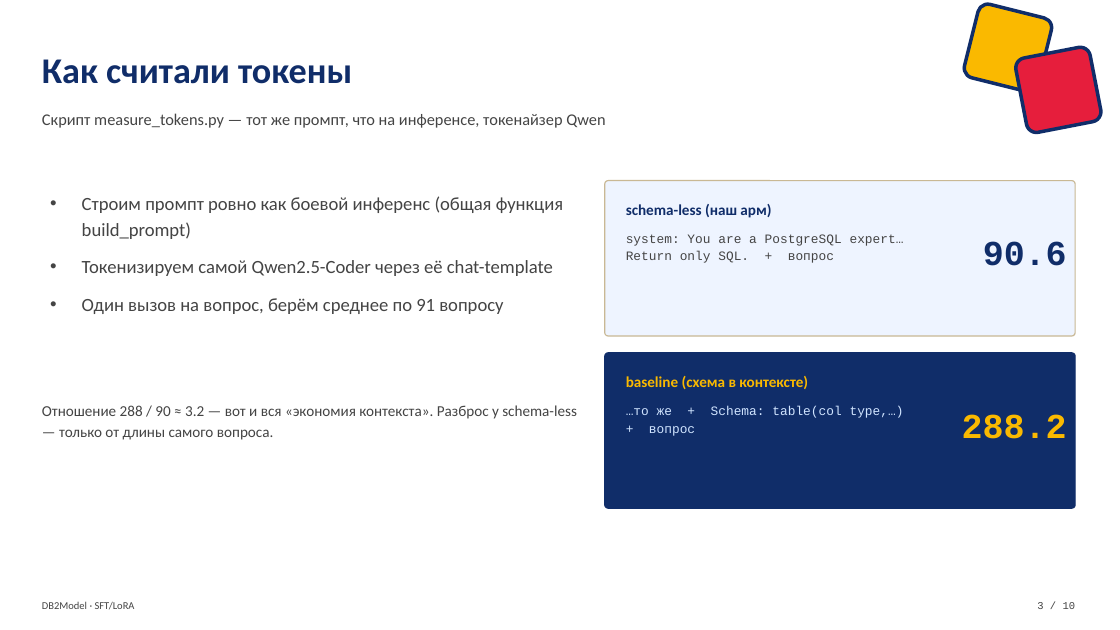
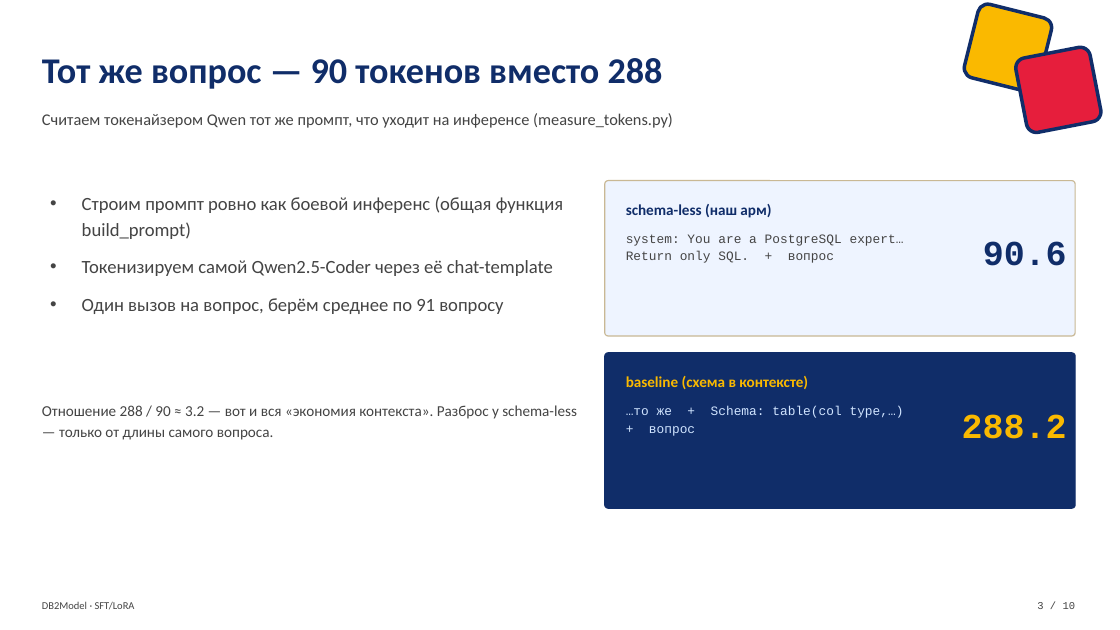
Before and after one commit to VladimirPozdeev06/db2model_lora, a slide deck: slide 3 of db2model/DB2Model_SFT_LoRA_defense.pptx. Drawn at 1120x630 pixels with LibreOffice and Linux fonts; fonts in the diff are those of the drawing. Boxes give left, top, right and bottom in pixels: in the first picture for what was removed or moved away, otherwise in the second. Text is boxed around its words. In the diff, an @@ line names an element or a change of style, - is before the commit and + after.

```diff
--- a/db2model/DB2Model_SFT_LoRA_defense.pptx
+++ b/db2model/DB2Model_SFT_LoRA_defense.pptx
@@ text at [42,58,663,89]: text changed @@
-Как считали токены
+Тот же вопрос — 90 токенов вместо 288
@@ text at [42,113,673,128]: text changed @@
-Скрипт measure_tokens.py — тот же промпт, что на инференсе, токенайзер Qwen
+Считаем токенайзером Qwen тот же промпт, что уходит на инференсе (measure_tokens.py)
```
Also in this commit, not shown: 6 other slides changed, 1 slide added, 1 slide removed.
